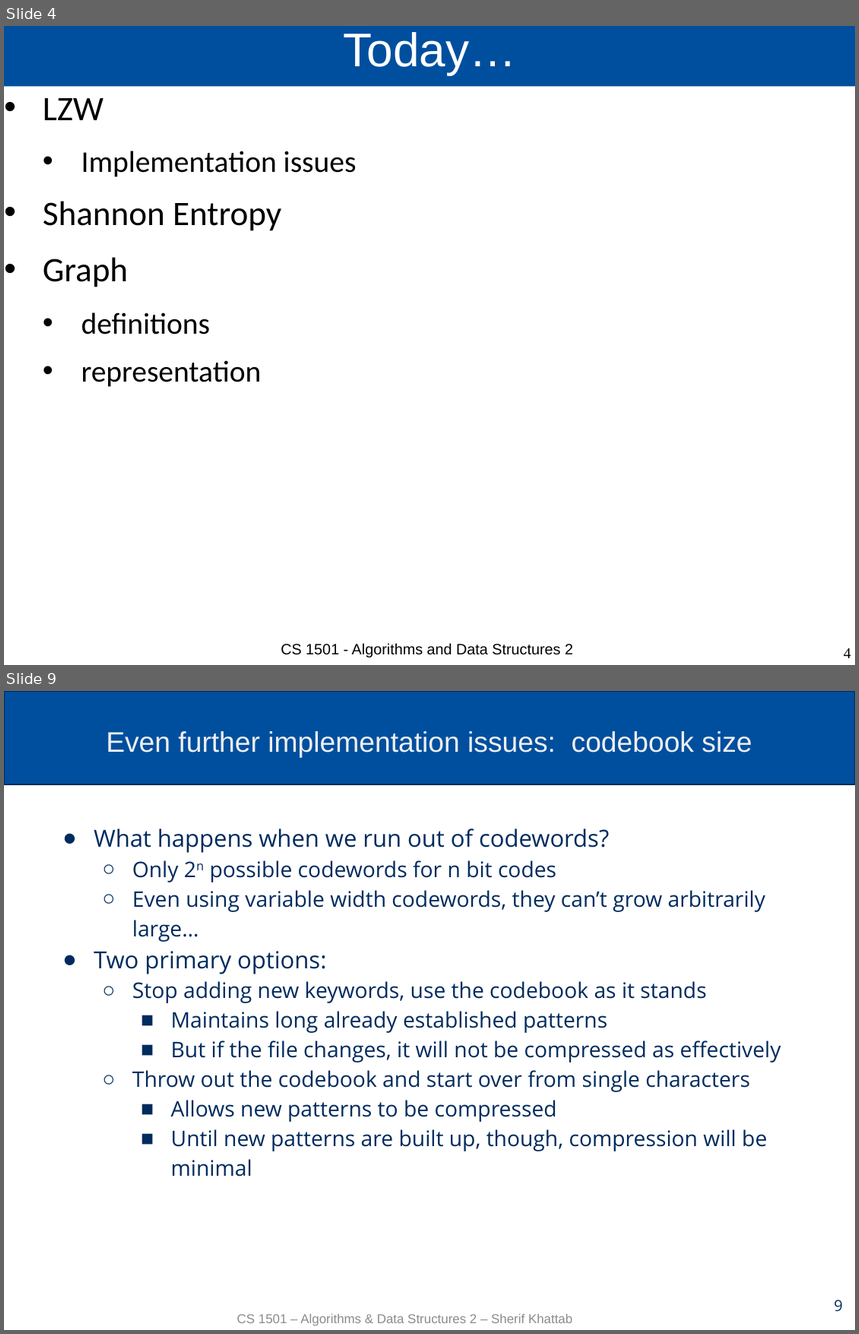
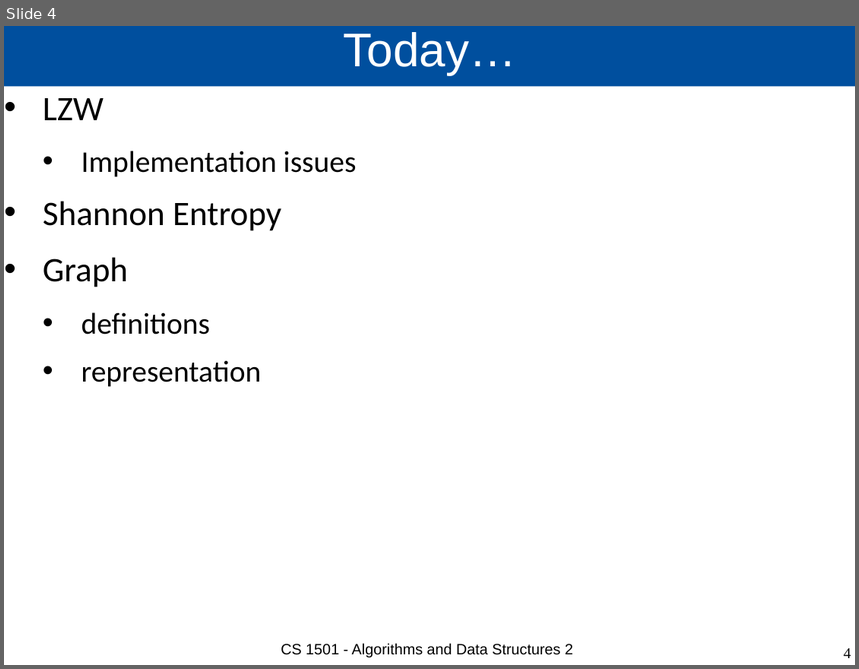
Before and after one commit to cs1501-2224/handouts, a slide deck: DraftSlides/Lecture15.pptx. Shown one above the other, each under a label of ours: slides 4 and 9 before the commit, slide 4 after it; the slides between them are not shown. The pictures are 859x1334 and 859x669 pixels, drawn with LibreOffice and Linux fonts; fonts in the diff are those of the drawing. Boxes give left, top, right and bottom in pixels: in the first picture for what was removed or moved away, otherwise in the second. Text is boxed around its words. In the diff, an @@ line names an element or a change of style, - is before the commit and + after.

```diff
--- a/DraftSlides/Lecture15.pptx
+++ b/DraftSlides/Lecture15.pptx
@@ slide 9 removed at (x1=4, y1=691, x2=855, y2=1330), background #FFFFFF @@
@@ rectangle removed at (x1=4, y1=691, x2=855, y2=784) @@
@@ title removed at (x1=106, y1=731, x2=752, y2=757) @@
-Even further implementation issues: codebook size
@@ text removed at (x1=94, y1=829, x2=781, y2=1177) @@
-● What happens when we run out of codewords?
-  ○ Only 2n possible codewords for n bit codes
-  ○ Even using variable width codewords, they can’t grow arbitrarily large…
-● Two primary options:
-  ○ Stop adding new keywords, use the codebook as it stands
-    ■ Maintains long already established patterns
-    ■ But if the file changes, it will not be compressed as effectively
-  ○ Throw out the codebook and start over from single characters
-    ■ Allows new patterns to be compressed
-    ■ Until new patterns are built up, though, compression will be minimal
@@ page number removed at (x1=834, y1=1300, x2=843, y2=1312) @@
-9
@@ text removed at (x1=237, y1=1314, x2=572, y2=1326) @@
-CS 1501 – Algorithms & Data Structures 2 – Sherif Khattab
```
Also in this commit, not shown: 1 slide changed, 14 other slides removed, 3 other files.
